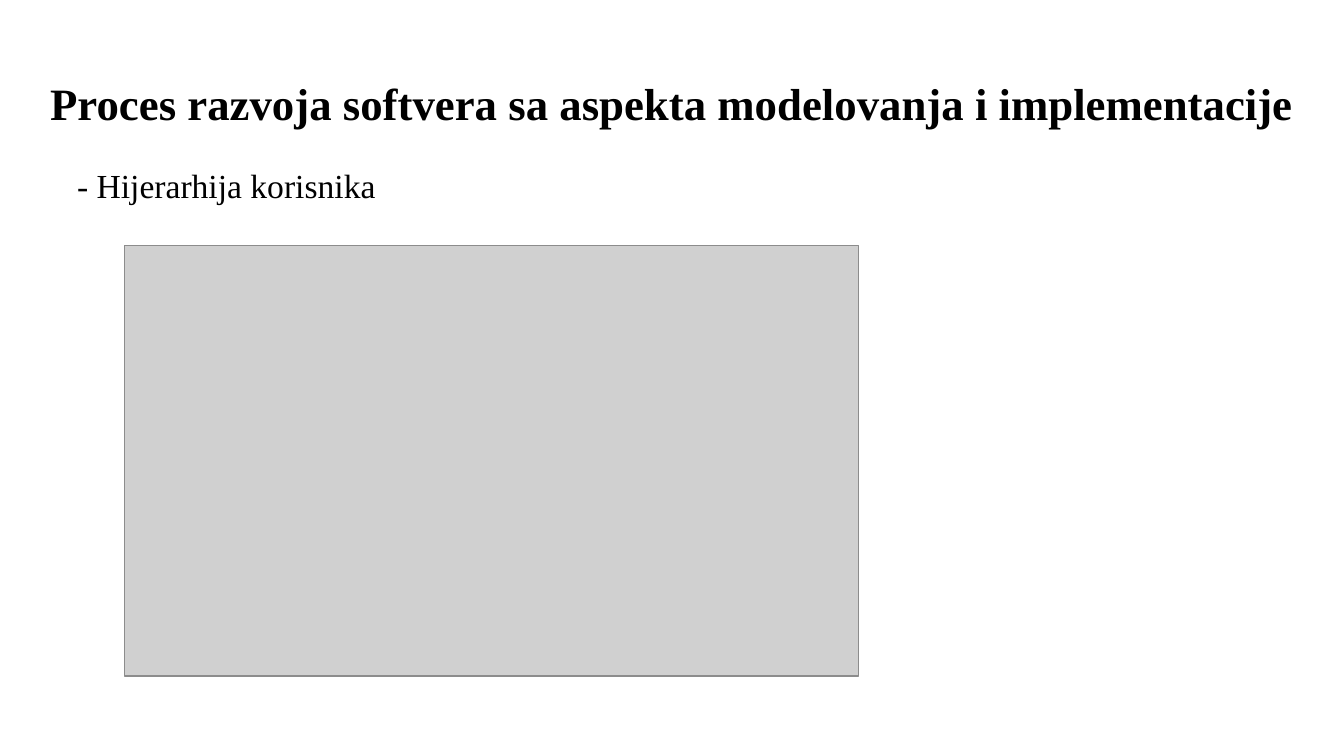
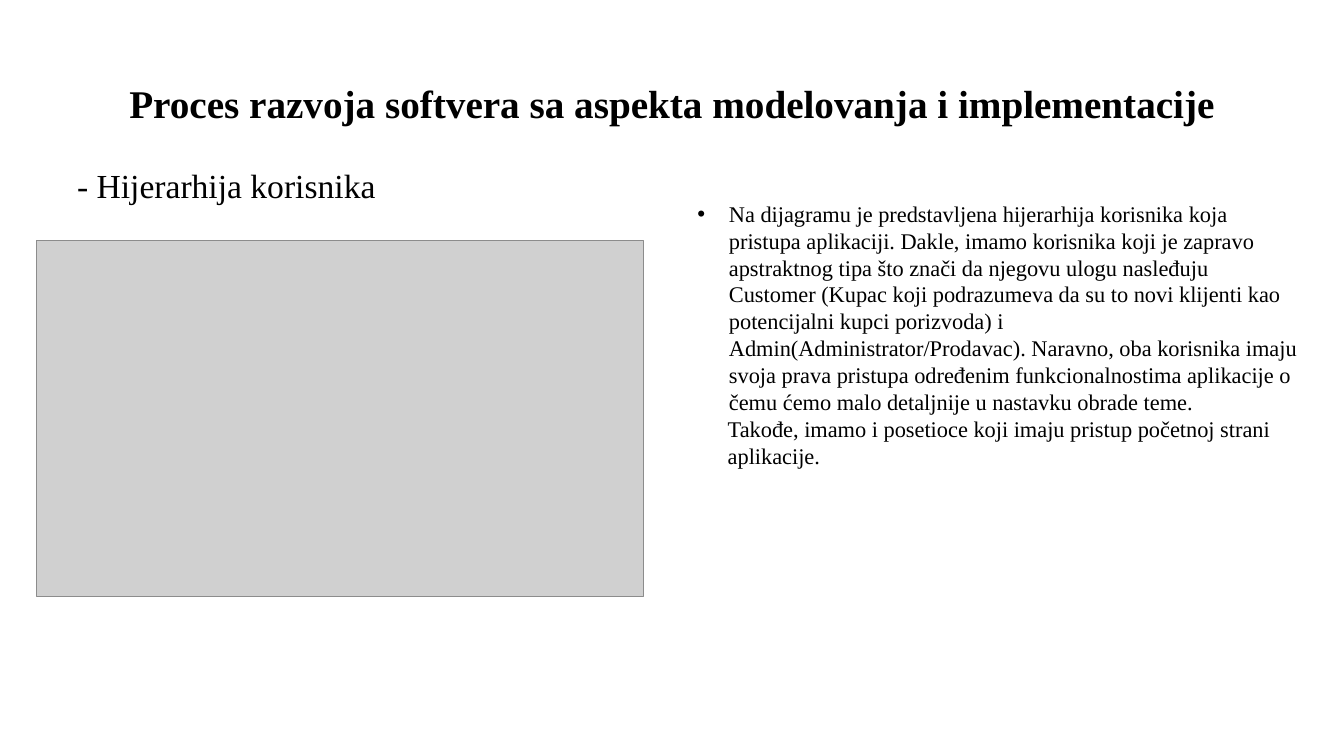
Before and after one commit to Pedja1201/ProjectBrandy_springboot-angular, a slide deck: slide 3 of Specification and Modeling/PredragRadak-Presentation.pptx. Drawn at 1344x756 pixels with LibreOffice and Linux fonts; fonts in the diff are those of the drawing; grey boxes stand for pictures; background and template pictures are left out. Boxes give left, top, right and bottom in pixels: in the first picture for what was removed or moved away, otherwise in the second. Text is boxed around its words. In the diff, an @@ line names an element or a change of style, - is before the commit and + after.

```diff
--- a/Specification and Modeling/PredragRadak-Presentation.pptx
+++ b/Specification and Modeling/PredragRadak-Presentation.pptx
@@ title "Proces razvoja softvera sa aspekta ..." at (129,90,1214,126): size 32 to 28 pt @@
@@ text added at (728,206,1297,469), 16 pt, text #000000 @@
+• Na dijagramu je predstavljena hijerarhija korisnika koja pristupa aplikaciji. Dakle, imamo korisnika koji je zapravo apstraktnog tipa što znači da njegovu ulogu nasleđuju Customer (Kupac koji podrazumeva da su to novi klijenti kao potencijalni kupci porizvoda) i Admin(Administrator/Prodavac). Naravno, oba korisnika imaju svoja prava pristupa određenim funkcionalnostima aplikacije o čemu ćemo malo detaljnije u nastavku obrade teme.
+Takođe, imamo i posetioce koji imaju pristup početnoj strani aplikacije.
@@ picture: place and size @@
-picture at (125,245,859,676)
+picture at (37,241,644,597)
```
Also in this commit, not shown: 4 other slides changed, 10 slides added, 2 slides removed.
